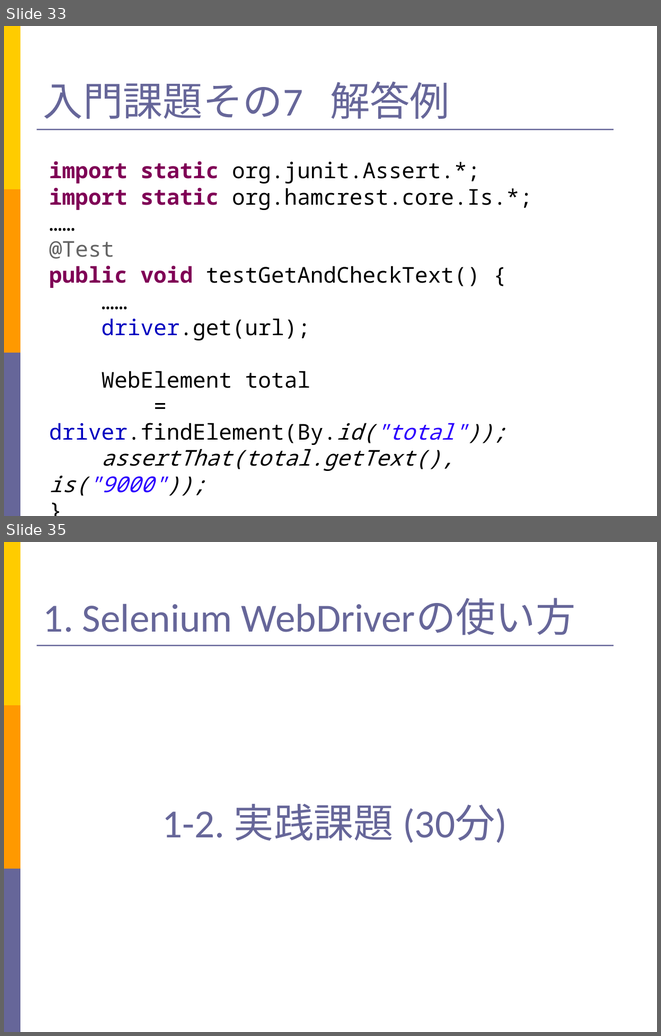
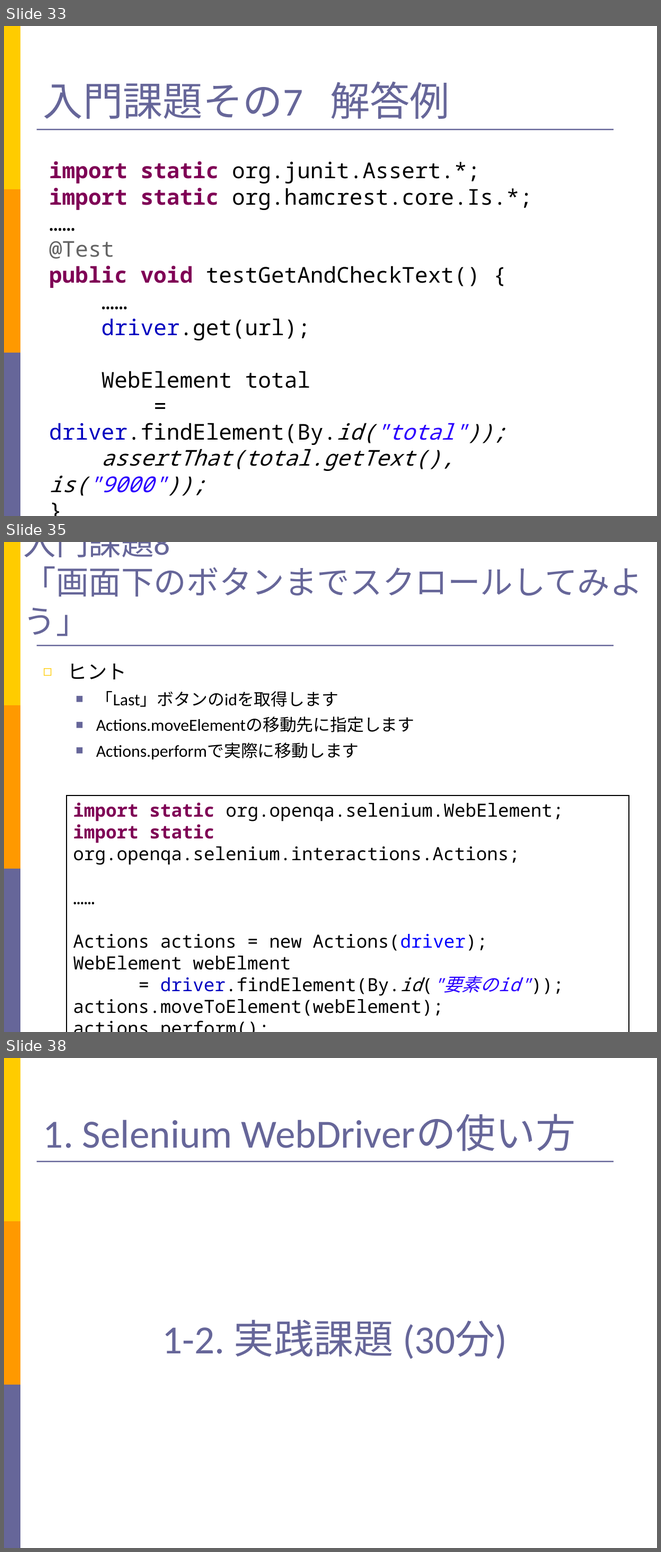
Before and after one commit to takuY-U2/STARHotel, a slide deck: docs/Slide.ppt. Shown one above the other, each under a label of ours: slides 33 and 35 before the commit, slides 33, 35 and 38 after it; the slides between them are not shown. The pictures are 661x1036 and 661x1552 pixels, drawn with LibreOffice and Linux fonts; fonts in the diff are those of the drawing. Boxes give left, top, right and bottom in pixels: in the first picture for what was removed or moved away, otherwise in the second. Text is boxed around its words. In the diff, an @@ line names an element or a change of style, - is before the commit and + after.

Commit message:
add intro8 that you practice Actions

```diff
--- a/docs/Slide.ppt
+++ b/docs/Slide.ppt
@@ slide 35 added at (x1=4, y1=542, x2=657, y2=1032), background #FFFFFF; not listed: 4 template elements that a slide beside it also shows @@
@@ title added at (x1=23, y1=542, x2=642, y2=636), 36 pt, text #666699 @@
+入門課題8
+「画面下のボタンまでスクロールしてみよう」
@@ text added at (x1=68, y1=663, x2=415, y2=759), 18.6 pt, text #000000 @@
+◻ ヒント
+  ■ 「Last」ボタンのidを取得します
+  ■ Actions.moveElementの移動先に指定します
+  ■ Actions.performで実際に移動します
@@ rectangle added at (x1=67, y1=795, x2=629, y2=1032), outline #000000 0.99 pt, 20 pt, text #000000 @@
+import static org.openqa.selenium.WebElement;
+import static org.openqa.selenium.interactions.Actions;
+……
+Actions actions = new Actions(driver);
+WebElement webElment
+= driver.findElement(By.id("要素のid"));
+actions.moveToElement(webElement);
+actions.perform();
@@ what was slide 35 is now slide 38 @@
```
Also in this commit, not shown: 2 slides changed, 2 other slides added, 3 other files.
